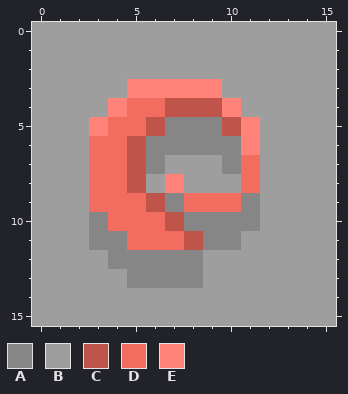
A pixel-art file gets an edit: Assets/Art/Icons/Items/Equipment/Ring/TentacleRing_Icon.aseprite. The picture above was drawn from the file before the commit.
16x16 pixels, 1 frame.
Palette (. is transparent): A #868686  B #9e9e9e  C #be544a  D #f36c60  E #ff8378
Pixels before, first column x 0:
 0 BBBBBBBBBBBBBBBB
 1 BBBBBBBBBBBBBBBB
 2 BBBBBBBBBBBBBBBB
 3 BBBBBEEEEEBBBBBB
 4 BBBBEDDCCCEBBBBB
 5 BBBEDDCAAACEBBBB
 6 BBBDDCAAAAAEBBBB
 7 BBBDDCABBBADBBBB
 8 BBBDDCBEBBBDBBBB
 9 BBBDDDCADDDABBBB
10 BBBADDDCAAAABBBB
11 BBBAADDDCAABBBBB
12 BBBBAAAAABBBBBBB
13 BBBBBAAAABBBBBBB
14 BBBBBBBBBBBBBBBB
15 BBBBBBBBBBBBBBBB
The same view after the edit:
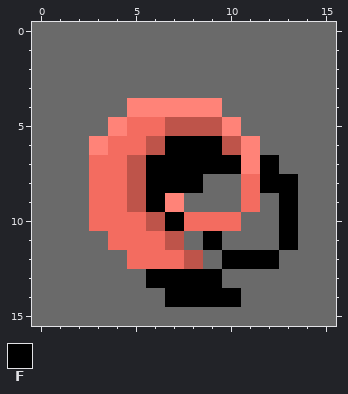
Colours new in this view: F #000000
The edit:
colour B: #9e9e9e -> #6a6a6a
Changed rows in their new state; - is a pixel that keeps its letter.
first column x 3:
 3 --BBBBB----
 4 -BEEEEEB---
 5 BE-DCCCEB--
 6 E-DCFFFC---
 7 ---FFFFFEF-
 8 ---FFF---FF
 9 --CFEBBBD-F
10 D--CFDDDB-F
11 BD--CBFB--F
12 -BDDDC-FFF-
13 --BFFFF----
14 ----FFFF---
Where, in picture pixels (left, top, right, bottom), the same in both pictures:
changed: (32, 22, 336, 326)
